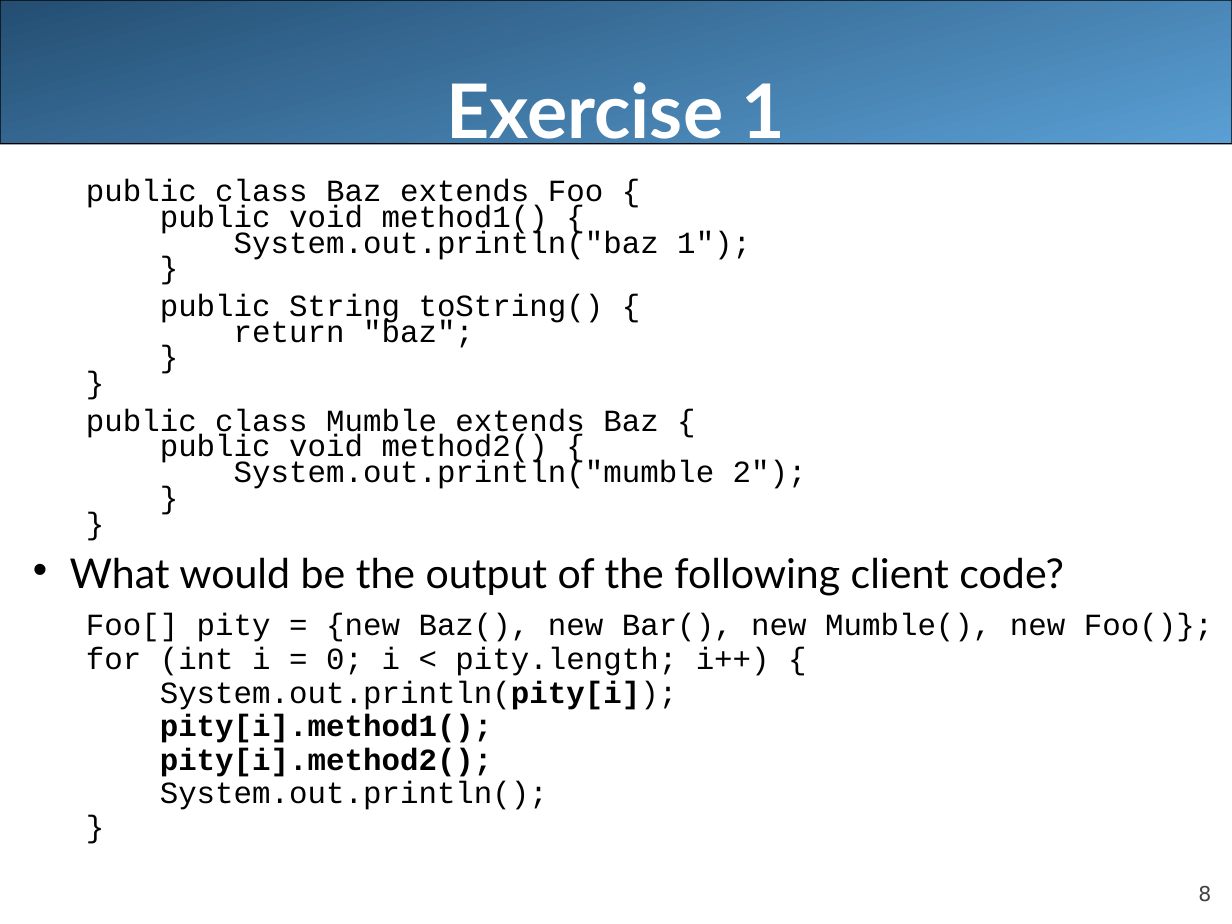
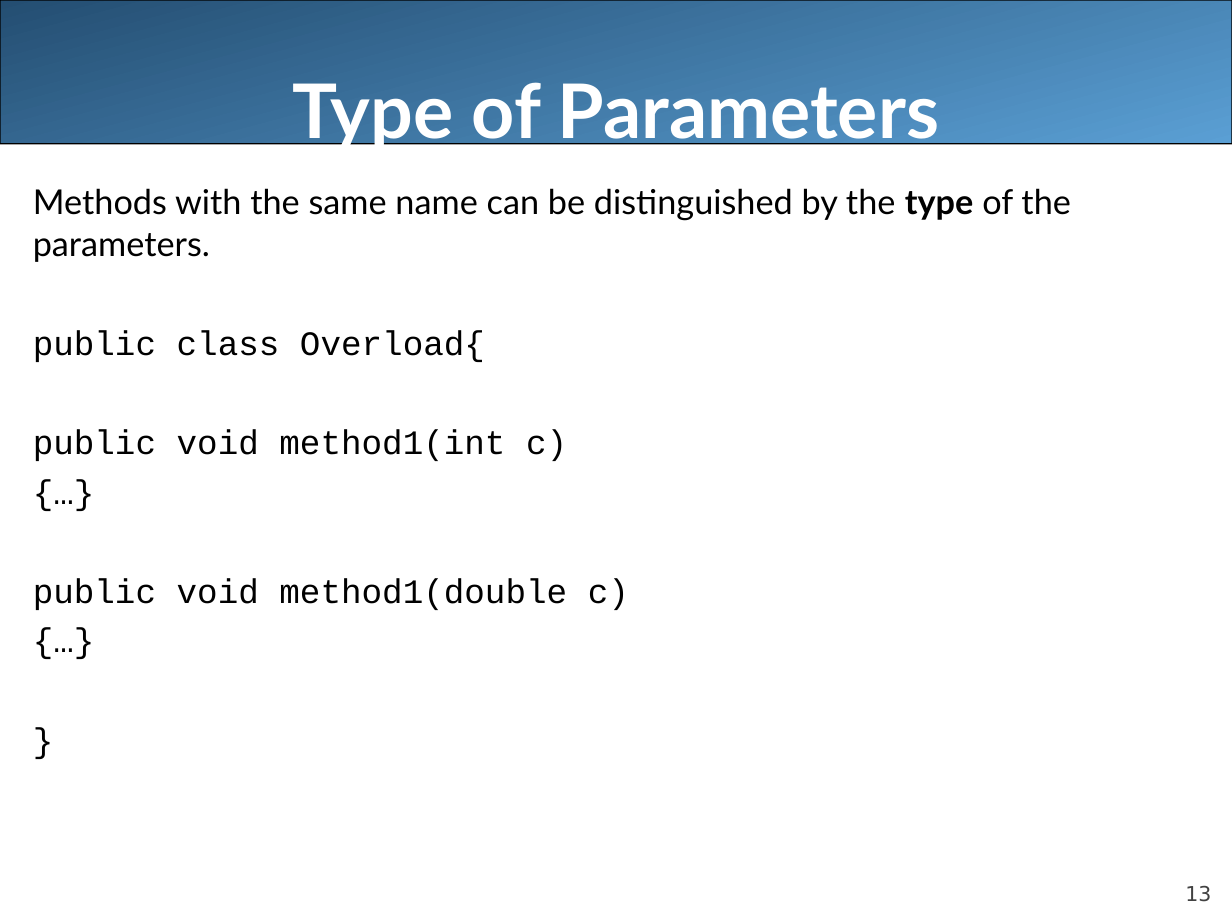
Before and after one commit to LongBaoNguyen/longbaonguyen.github.io, a slide deck: slide 13 of courses/apcsa/lecture22.ppt (slide 8 before the commit). Drawn at 1232x924 pixels with LibreOffice and Linux fonts; fonts in the diff are those of the drawing. Boxes give left, top, right and bottom in pixels: in the first picture for what was removed or moved away, otherwise in the second. Text is boxed around its words. In the diff, an @@ line names an element or a change of style, - is before the commit and + after.

```diff
--- a/courses/apcsa/lecture22.ppt
+++ b/courses/apcsa/lecture22.ppt
@@ title at <box>292,82,939,152</box>: text changed @@
-Exercise 1
+Type of Parameters
@@ text "Methods with the same name ..." at <box>33,188,1070,610</box>: size 18 to 20 pt in "}"; list level 2 to 1 in "}"; line spacing 0.7 to 1 @@
@@ text at <box>33,188,1070,610</box>: text changed; size 18 to 20 pt @@
-  public class Baz extends Foo {
-  public void method1() {
-  System.out.println("baz 1");
+Methods with the same name can be distinguished by the type of the parameters.
+public class Overload{
+public void method1(int c)
+{…}
+public void method1(double c)
+{…}
@@ text at <box>70,294,1213,810</box>: paragraphs removed @@
-  public String toString() {
-  return "baz";
-  }
-  }
-  public class Mumble extends Baz {
-  public void method2() {
-  System.out.println("mumble 2");
-  }
-  }
-• What would be the output of the following client code?
-  Foo[] pity = {new Baz(), new Bar(), new Mumble(), new Foo()};
-  for (int i = 0; i < pity.length; i++) {
-  System.out.println(pity[i]);
-  pity[i].method1();
-  pity[i].method2();
-  System.out.println();
-  }
@@ page number at <box>1185,885,1211,902</box>: text changed @@
-8
+13
```
Also in this commit, not shown: 8 other slides changed, 17 slides added, 4 slides removed, 9 other files.
